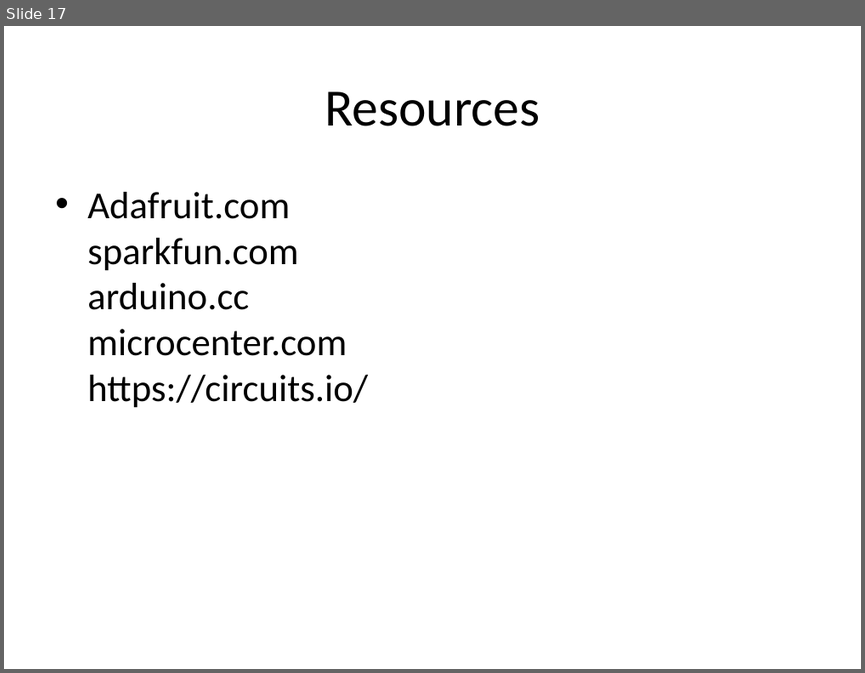
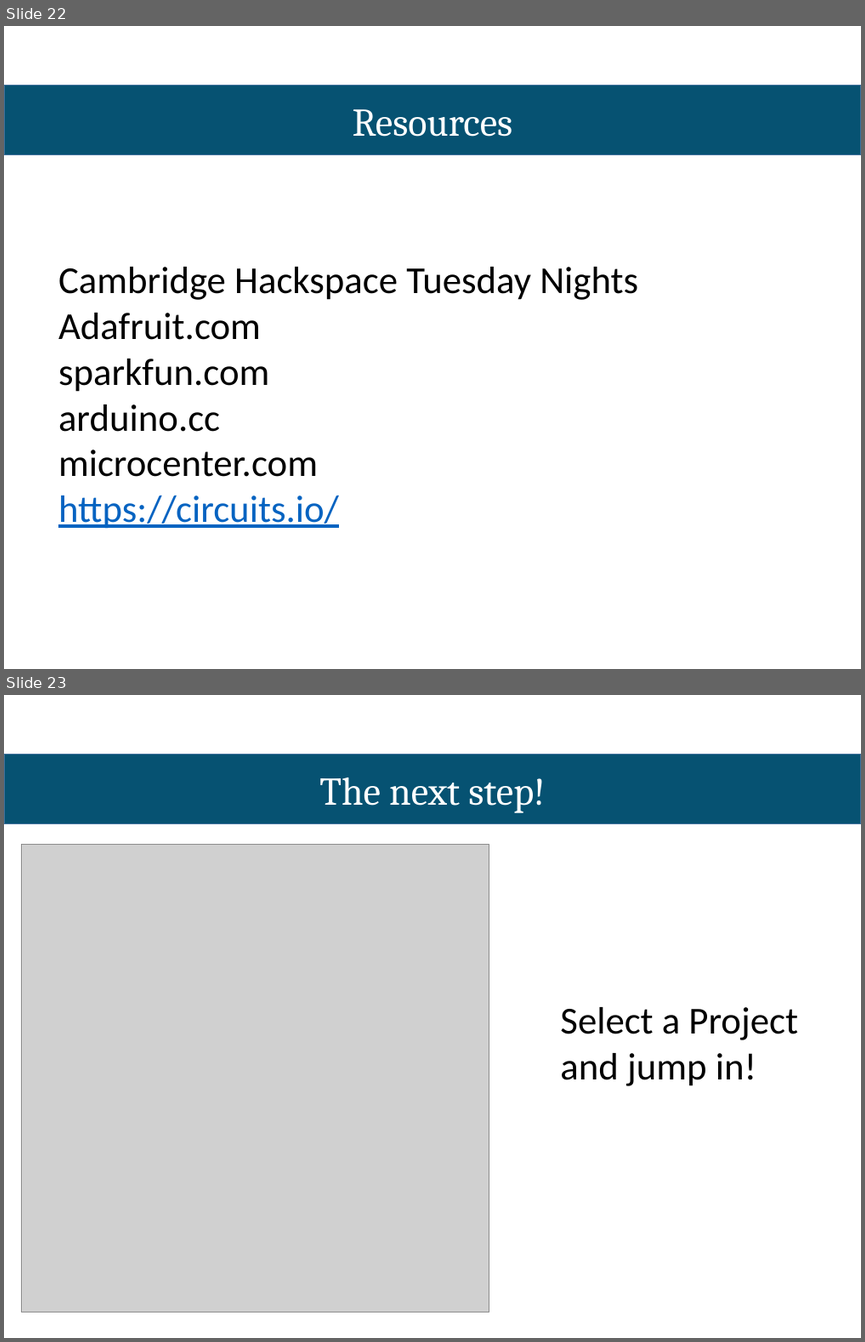
Before and after one commit to Cambridge-Hackspace/Arduino_Workshop, a slide deck: Workshop - English.pptx. Shown one above the other, each under a label of ours: slide 17 before the commit, slides 22 and 23 after it. The pictures are 865x673 and 865x1342 pixels, drawn with LibreOffice and Linux fonts; fonts in the diff are those of the drawing; grey boxes stand for pictures. Boxes give left, top, right and bottom in pixels: in the first picture for what was removed or moved away, otherwise in the second. Text is boxed around its words. In the diff, an @@ line names an element or a change of style, - is before the commit and + after.

```diff
--- a/Workshop - English.pptx
+++ b/Workshop - English.pptx
@@ slide 23 added at bbox=[4, 695, 861, 1338], background #FFFFFF @@
@@ rectangle added at bbox=[4, 755, 861, 824], fill #065272, outline #43739E 1 pt @@
@@ text added at bbox=[319, 777, 545, 813], 33 pt, text #FFFFFF @@
+The next step!
@@ picture added at bbox=[22, 844, 489, 1311] @@
@@ text added at bbox=[560, 1007, 798, 1086], 32 pt, text #000000 @@
+Select a Project and jump in!
@@ what was slide 17 is now slide 22 @@
@@ slide 22 changed as well @@
@@ text "Resources": place and size @@
-text "Resources" at bbox=[324, 91, 540, 126]
+text "Resources" at bbox=[352, 109, 513, 136]
@@ text "Resources" at bbox=[352, 109, 513, 136]: size 44 to 33 pt, font Calibri to Cambria, text colour #000000 to #FFFFFF; vertical alignment middle to top @@
@@ rectangle added at bbox=[4, 86, 861, 155], fill #065272, outline #43739E 1 pt @@
@@ text "Cambridge Hackspace Tuesday Nights": place and size @@
-text "Cambridge Hackspace Tuesday Nights" at bbox=[87, 192, 368, 408]
+text "Cambridge Hackspace Tuesday Nights" at bbox=[58, 267, 638, 528]
@@ text at bbox=[58, 267, 638, 300]: paragraph added @@
+Cambridge Hackspace Tuesday Nights
@@ text at bbox=[58, 312, 339, 528]: text colour #000000 to #0563C1, underline on in "https://circuits.io/"; bullet • to none; less space between paragraphs @@
```
Also in this commit, not shown: 5 other slides changed, 16 other slides added, 12 slides removed, 1 other file.
